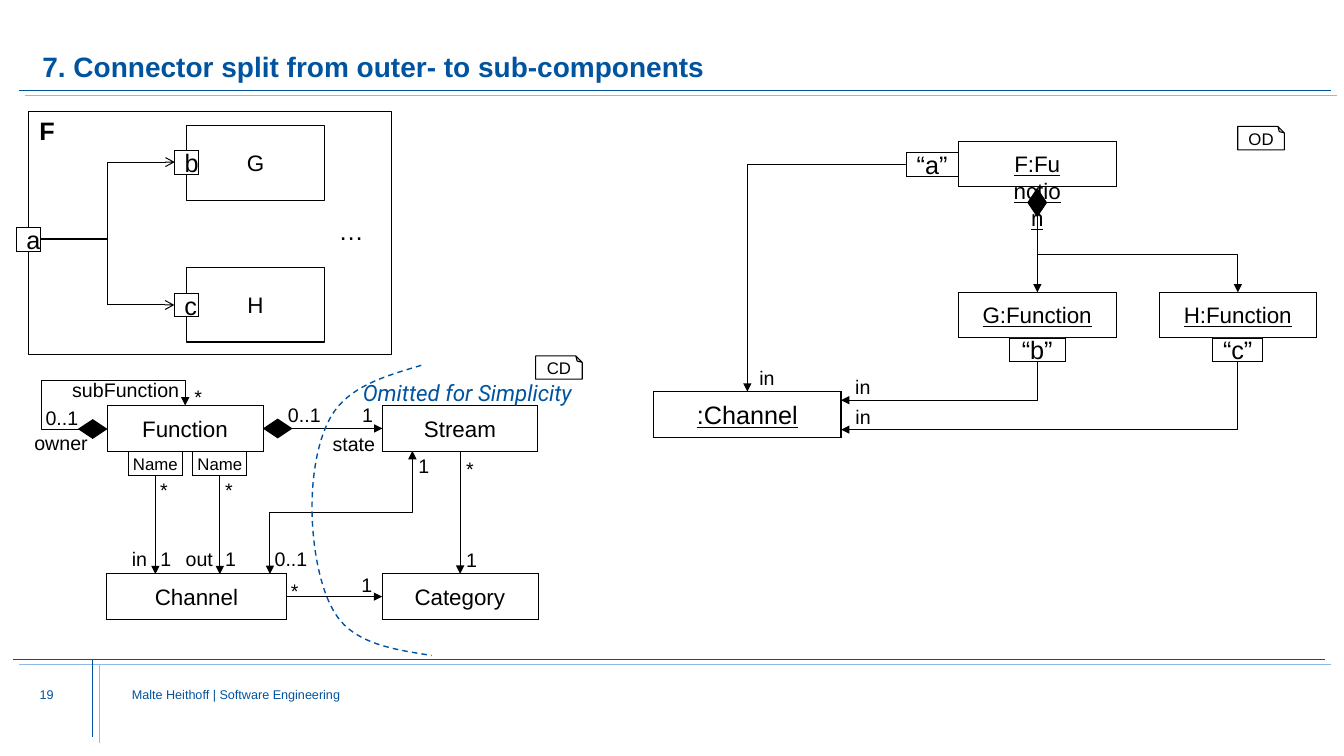
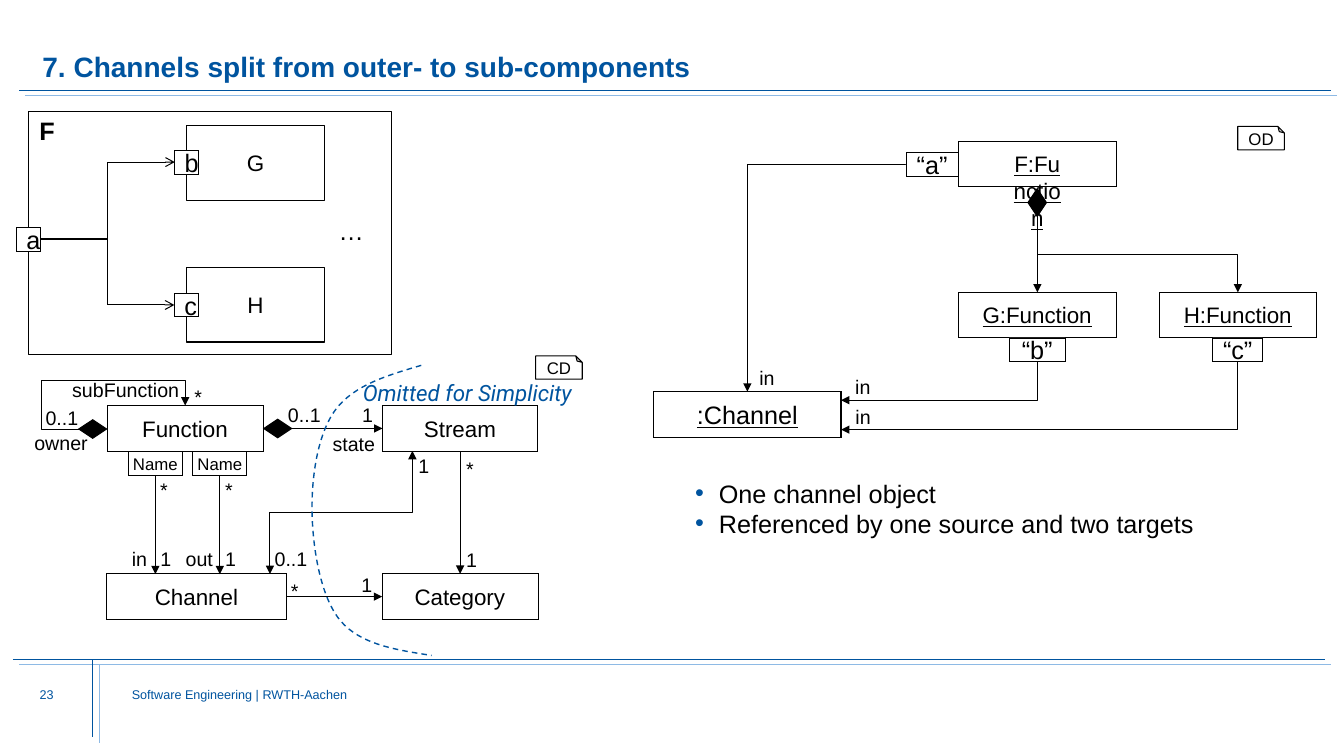
Before and after one commit to Fishi2402/montigem, a slide deck: slide 23 of products/syse_functions/doc/FunctionStructure.Explanation.pptx (slide 19 before the commit). Drawn at 1344x756 pixels with LibreOffice and Linux fonts; fonts in the diff are those of the drawing; background and template pictures are left out. Boxes give left, top, right and bottom in pixels: in the first picture for what was removed or moved away, otherwise in the second. Text is boxed around its words. In the diff, an @@ line names an element or a change of style, - is before the commit and + after.

```diff
--- a/products/syse_functions/doc/FunctionStructure.Explanation.pptx
+++ b/products/syse_functions/doc/FunctionStructure.Explanation.pptx
@@ title at [42, 56, 690, 82]: text changed @@
-7. Connector split from outer- to sub-components
+7. Channels split from outer- to sub-components
@@ text added at [719, 484, 1194, 538], 18 pt, text #000000 @@
+• One channel object
+• Referenced by one source and two targets
@@ page number at [40, 690, 54, 699]: text changed @@
-19
+23
@@ text at [132, 690, 348, 702]: text changed @@
-Malte Heithoff | Software Engineering
+Software Engineering | RWTH-Aachen
```
Also in this commit, not shown: 16 other slides changed, 4 slides added, 15 slides removed, 1 other file.
